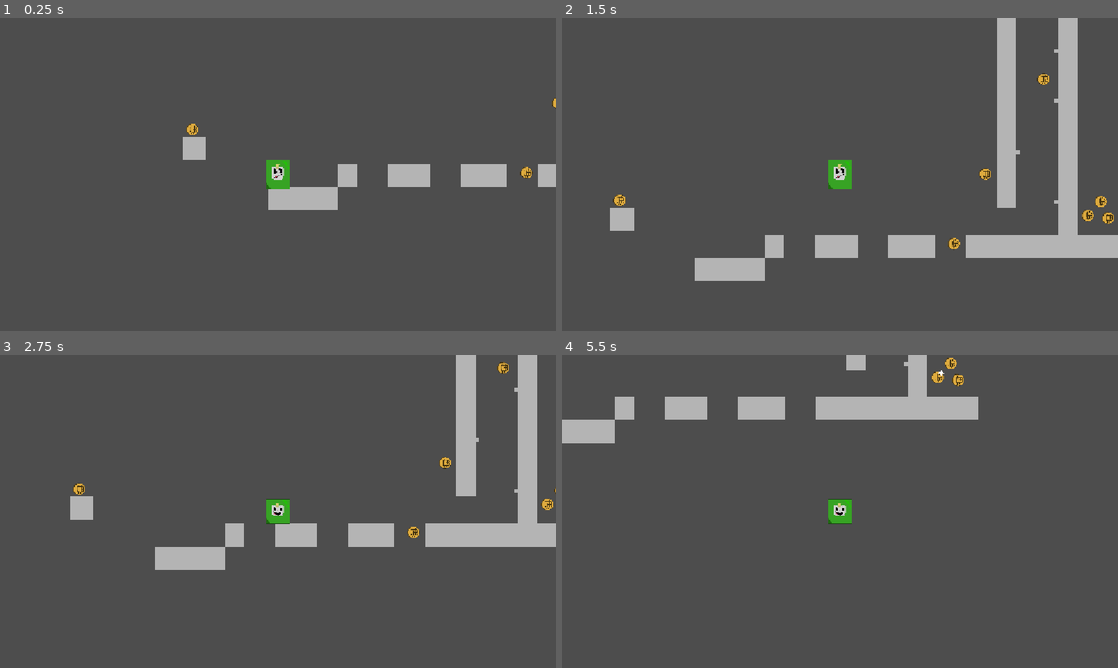
Above: before the commit, frames 1-4 (two rows, left to right).
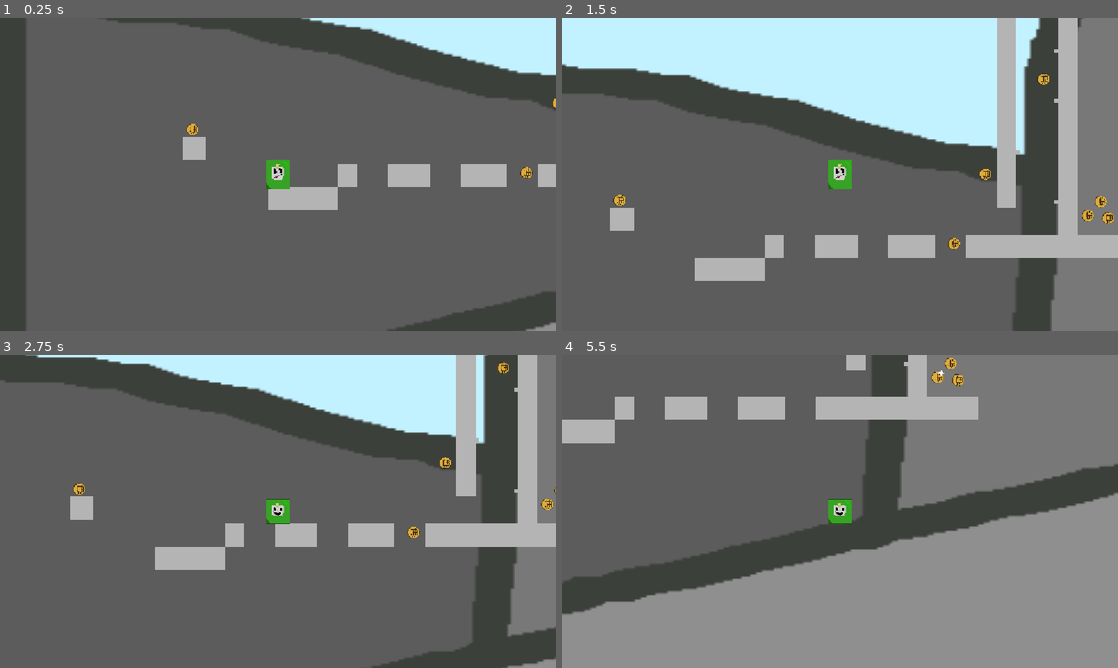
Above: after the commit, the same moments.

Repository: Tdem1/Haven-2026-Bounce-Back-Game-The-game
Game: Godot game, scene res://main.tscn
The game is run twice, just before and just after one commit, with the same random seed, the same clock (stepped at 60 frames per second) and the same inputs.
Inputs:
- Up to frame 1 (0.25 s): no input
- Up to frame 2 (1.5 s): hold Right (right) from 0.53 s (still down); tap Up (up) at 0.77 s
- Up to frame 3 (2.75 s): tap Up (up) at 1.52 s; release Right (right) at 2.03 s; hold A (left) from 2.03 s (still down)
- Up to frame 4 (5.5 s): release A (left) at 2.78 s; hold Right (right) 2.78-4.28 s; tap Up (up) at 3.02, 3.77, 4.52 s; hold A (left) 4.28-5.03 s; hold Right (right) from 5.03 s (still down)

The runs differ from the first frame. In frame 1, 4.5% of the frame differs, in the area x 54-100%, y 0-100%; in frame 2, 30%; in frame 3, 14%; in frame 4, 51%, in the area x 0-100%, y 0-100%.

Commit message:
idk

Diff:
--- a/bounce-back-godot/main.tscn
+++ b/bounce-back-godot/main.tscn
@@ -1,12 +1,20 @@
 [gd_scene format=4 uid="uid://d0nyi80sh4k6g"]
 
+[ext_resource type="Texture2D" uid="uid://i7sh6xwc4f4v" path="res://images/background.png" id="2_0xm2m"]
 [ext_resource type="PackedScene" uid="uid://dcljvklftc6xq" path="res://Level_1.tscn" id="4_1bvp3"]
 
 [node name="Node" type="Node" unique_id=934978608]
 
+[node name="TextureRect" type="TextureRect" parent="." unique_id=789349524]
+offset_left = -3968.0
+offset_top = -3802.0
+offset_right = 8292.0
+offset_bottom = 2238.0
+size_flags_horizontal = 3
+size_flags_vertical = 3
+size_flags_stretch_ratio = 10.0
+texture = ExtResource("2_0xm2m")
+expand_mode = 3
+
 [node name="Level_1" parent="." unique_id=1230393947 instance=ExtResource("4_1bvp3")]
 tile_map_data = PackedByteArray("AAD9/wYAAAAAAAAAAAD9/wcAAAAAAAEAAAD9/wgAAAAAAAIAAAD9/wkAAAAAAAMAAAD9/woAAAAAAAQAAAD9/w …(33072 unchanged characters)…
-
-[node name="TextureRect" type="TextureRect" parent="." unique_id=789349524]
-offset_right = 40.0
-offset_bottom = 40.0
Not shown, added: bounce-back-godot/images/carpet.png.import
Not shown, added: bounce-back-godot/images/lever.png.import
